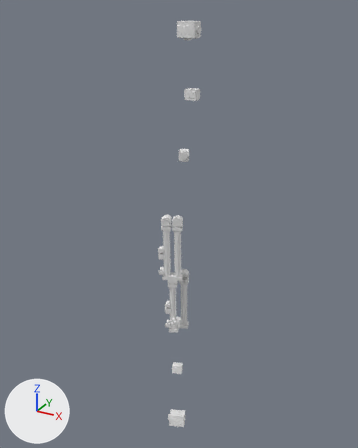
One commit to the FBX model Mesh/iss_ssrms.fbx: the scene before it, then after it.
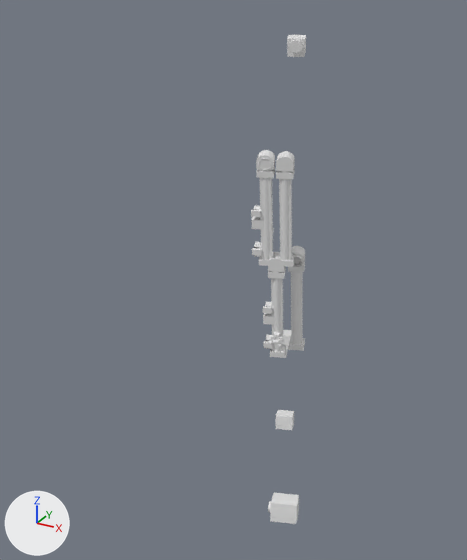
The first picture shows the older version from a camera (50 mm lens) standing at (7.75, -14.81, -0.6) and looking at (-0.39, -0.01, -8.0). The close-ups show both versions on the part from 4% to 78% of the width and 29% to 100% of the height of that picture. Lighting does not change. The marker at lower left points along +X, +Y and +Z. Where no turn or scale is listed for an object, it has been applied to the vertices.

Names of what the first close-up shows: 'Col.007', 'armA_Boom1', 'armA_Boom2', 'armA_EP-joint', 'armA_SP-joint', 'armA_SY-joint', 'armA_WP-joint'.
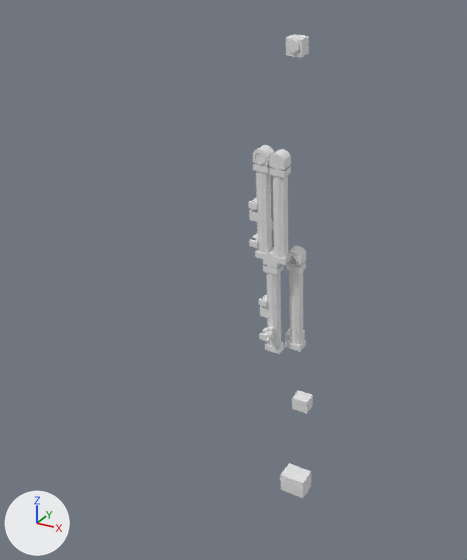
Location of each change, [x1, y1, x2, y2] in pixels of the close-ups (467 x 560 px):
'armA_Boom1', turned
    before: [251, 150, 275, 266]
    after: [248, 145, 274, 259]
'armA_EP-joint', turned
    before: [263, 252, 288, 358]
    after: [259, 247, 285, 354]
'armA_SP-joint', turned
    before: [276, 151, 295, 267]
    after: [269, 149, 291, 265]
'armA_Boom2', turned
    before: [288, 246, 305, 351]
    after: [286, 246, 306, 352]
'Col.009', turned
    before: [259, 170, 272, 259]
    after: [256, 163, 272, 253]
'Col.001', turned
    before: [270, 493, 299, 524]
    after: [281, 463, 311, 498]
'Col.008', turned
    before: [279, 171, 291, 260]
    after: [273, 175, 288, 258]
'armA_WR-joint', turned
    before: [268, 496, 299, 521]
    after: [280, 468, 311, 496]
'Col.007', turned
    before: [291, 256, 303, 344]
    after: [289, 256, 303, 345]
'Col.003', turned
    before: [276, 410, 294, 430]
    after: [292, 390, 313, 414]
'Col.010', turned
    before: [271, 271, 284, 351]
    after: [267, 272, 281, 347]
'armA_SY-joint', turned
    before: [287, 34, 306, 53]
    after: [286, 34, 307, 57]
'Col.006', turned
    before: [287, 35, 306, 57]
    after: [286, 34, 309, 58]
'armA_WY-joint', turned
    before: [276, 418, 287, 427]
    after: [292, 399, 302, 409]
'armA_WP-joint', turned
    before: [283, 330, 291, 347]
    after: [287, 329, 304, 341]
'Col.005', turned (not visible before)
    after: [285, 330, 305, 346]

Edits to the bpy script that builds the scene:
```text
Change ob_arma_wp_joint:
    ob_arma_wp_joint.rotation_euler: (-0.227, 0.0, -0.0547) -> (0.0, 0.0, 0.0)  # degrees (-13, 0, -3.1) -> degrees (0, 0, 0)
Change ob_arma_sy_joint:
    ob_arma_sy_joint.rotation_euler: (0.0, 0.0, 0.404) -> (0.0, 0.0, 0.0)  # degrees (0, 0, 23) -> degrees (0, 0, 0)
```
